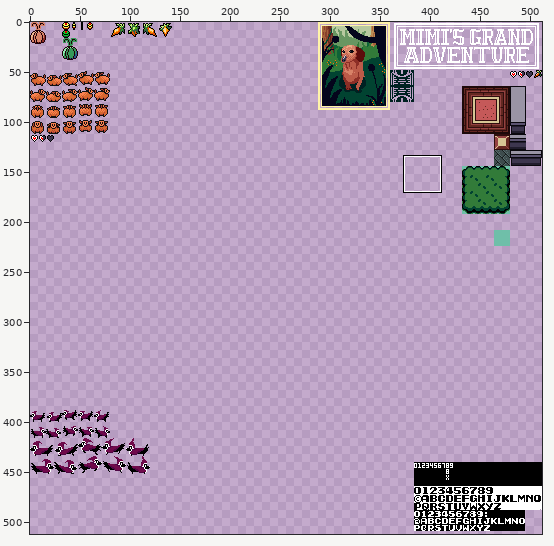
Sprite sheet -- atlas.png. Above: a wide view before the commit, with the close-up outlined.
Close-up. As it was:
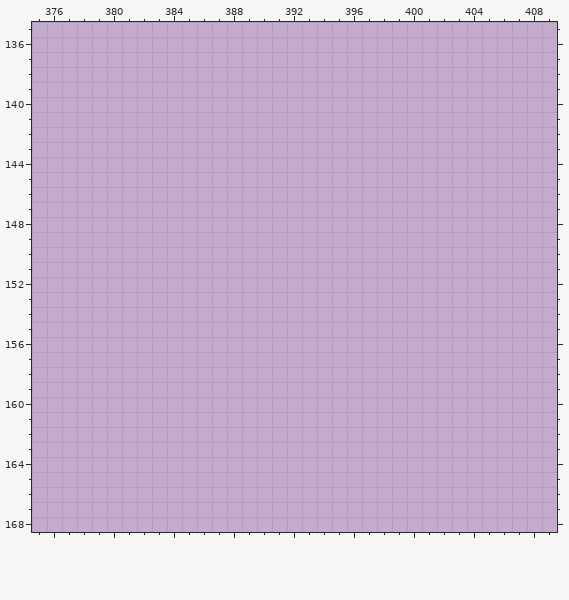
The file is 512x512 pixels. Colours within 5 levels of each other are drawn and written as one. Shown: x 375..409, y 135..168. The commit also changed other parts of the picture, which this record leaves out.
Now the later version:
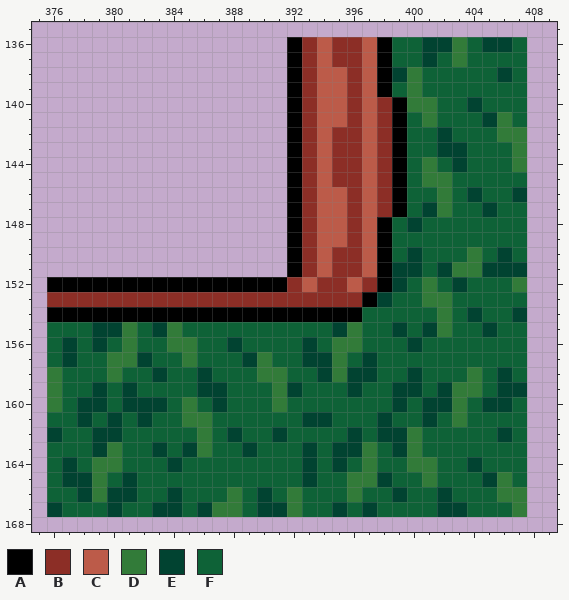
Palette (. is transparent): A #000000  B #8c2e26  C #bc5b49  D #327b39  E #014331  F #0e6237
From old to new:
Changed rows in their new state; - is an unchanged pixel.
first column x 376:
136 ----------------ABCBBCAFFEEDFEEF
137 ----------------ABCBBCAFFEFDFFFF
138 ----------------ABCCBCAEDFFFFFEF
139 ----------------ABCCBCAFDFFFFFFF
140 ----------------ABCCBCBADDFFEFFF
141 ----------------ABCCBCBAFDFFFEDF
142 ----------------ABCBBCBAFFEFFFDD
143 ----------------ABCBBCBAFFEEFFFD
144 ----------------ABCBBCBAFDFEFFFD
145 ----------------ABCBBCBAFDDFFFFF
146 ----------------ABCCBCBAFFDFEFFE
147 ----------------ABCCBCBAFEDFFEFF
148 ----------------ABCCBCAFEFFFFFFF
149 ----------------ABCCBCAFFFFFFFFF
150 ----------------ABCBBCAFEFFFDFEF
151 ----------------ABCBBCAEEFEDDEEE
152 AAAAAAAAAAAAAAAABCBBCBAEFDFEFFFD
153 BBBBBBBBBBBBBBBBBBBBBAEFFDDFFFFF
154 AAAAAAAAAAAAAAAAAAAAAFFFFFDFEFFE
155 FFFEEDFEDFFFFFFFFFFEDFFEFEDFFEFF
156 FEFEFDFFDDFFEFFFFEFDDFFFEFFFFFFF
157 FEFFDDEFFDFFFEDFFEEDFEFFFFFFFFFF
158 DFFFDFFEFFEFFFDDFFEDEEFFEFFFDFEF
159 DFFEFEFFFFEEFFFDEFFFEFFEEFEDDFEE
160 DFEEFEEEFDFEFFFDFFFFFFFEFEEDFEEF
161 FFEFEFEFFDDFFFFFFEEFFFEFFEFDFFFF
162 EFFEEFFFFFDFEFFEFFFFEFEEDFFFFFEF
163 FFFEDFFEFEDFFEFFFEFEEDFEDFFFFFFF
164 FEFDDFFFEFFFFFFFFEFEFDFFDDFFEFFF
165 FEEDFEFFFFFFFFFFFEFFDDEFFDFFFEDF
166 FFEDEEFFEFFFDFEFDFFFDFFEFFEFFFDD
167 EFFFEFFEEFEDDFEEDFFEFEFFFFEEFFFD
Boxes around the changes in both close-ups, in picture pixels (x1, y1, x2, y2):
added: (47, 37, 527, 517)
